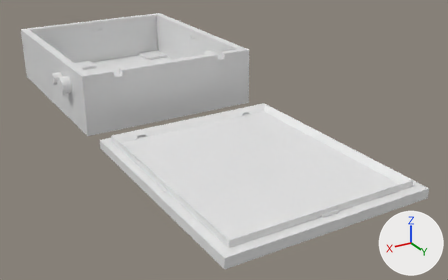
The Blender file 3D Models/Case Low Power 65x78x24mm (without holes).blend, before and after one commit.
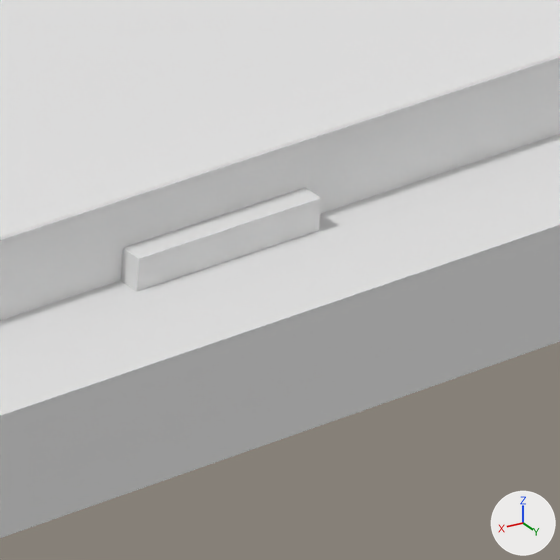
The first picture shows the older version from a camera (50 mm lens) standing at (0.0928, 0.2293, 0.0818) and looking at (-0.01, 0.058, -0.0038). The close-ups show both versions on the part from 69% to 80% of the width and 69% to 86% of the height of that picture; other places that the commit changed are outside them. Lighting does not change. The marker at lower right points along +X, +Y and +Z.

Script lines for the objects in view, before the commit:
```python
me_cube_001 = bpy.data.meshes.new('Cube.001')
me_cube_001.from_pydata(...)  # 28 vertices, 20 faces; spans x -0.0294..0.0296, y 0.054..0.126, z 0.003..0.005
me_cube_008 = bpy.data.meshes.new('Cube.008')
me_cube_008.from_pydata(...)  # a box spanning x -0.0025..0.0025, y 0.126..0.12653, z 0.003..0.0038
me_plane = bpy.data.meshes.new('Plane')
me_plane.from_pydata(...)  # a box spanning x -0.0325..0.0325, y 0.051..0.129, z 0.0..0.003
ob_tapa_base = bpy.data.objects.new('Tapa Base', me_plane)
ob_tapa_base.location = (0.0, 0.0, 0.0)
ob_tapa_clavija_02 = bpy.data.objects.new('Tapa Clavija 02', me_cube_008)
ob_tapa_clavija_02.location = (0.0, 0.0, 0.0)
ob_tapa_marco = bpy.data.objects.new('Tapa Marco', me_cube_001)
ob_tapa_marco.location = (0.0, 0.0, 0.0)
```
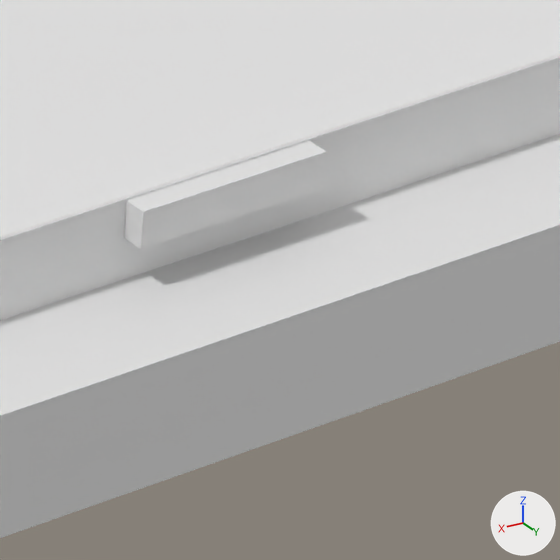
Where the newer file only moved an object's origin or applied its transform, the numbers keep the older frame.

Where the change shows, as pixel boxes [x1, y1, x2, y2] in the close-ups (560 x 560 px):
```json
{"object": "Tapa Clavija 02", "change": "mesh rescaled, moved", "before": [120, 188, 322, 292], "after": [124, 141, 326, 249]}
```

The change, as JSON lines over the scene's bpy script:
```json
{"block": "me_cube_008", "where": "me_cube_008.from_pydata(...)  # 8 vertices, 6 faces; spans x -0.0025..0.0025, y 0.126..0.12653, z 0.003..0.0038"}
{"block": "me_cube_008", "where": "# used by ob_tapa_clavija_02; location = (0.0, 0.0, 0.0)"}
{"block": "me_cube_008", "change": "me_cube_008 part 1: the whole mesh is scaled about its middle by (1, 1.12, 1.13), then moved by (0.0, -0.12627, -0.0034)"}
{"op": "set", "path": "ob_tapa_clavija_02.location", "old": "(0.0, 0.0, 0.0)", "new": "(0.0, 0.12626, 0.0045)"}
```
